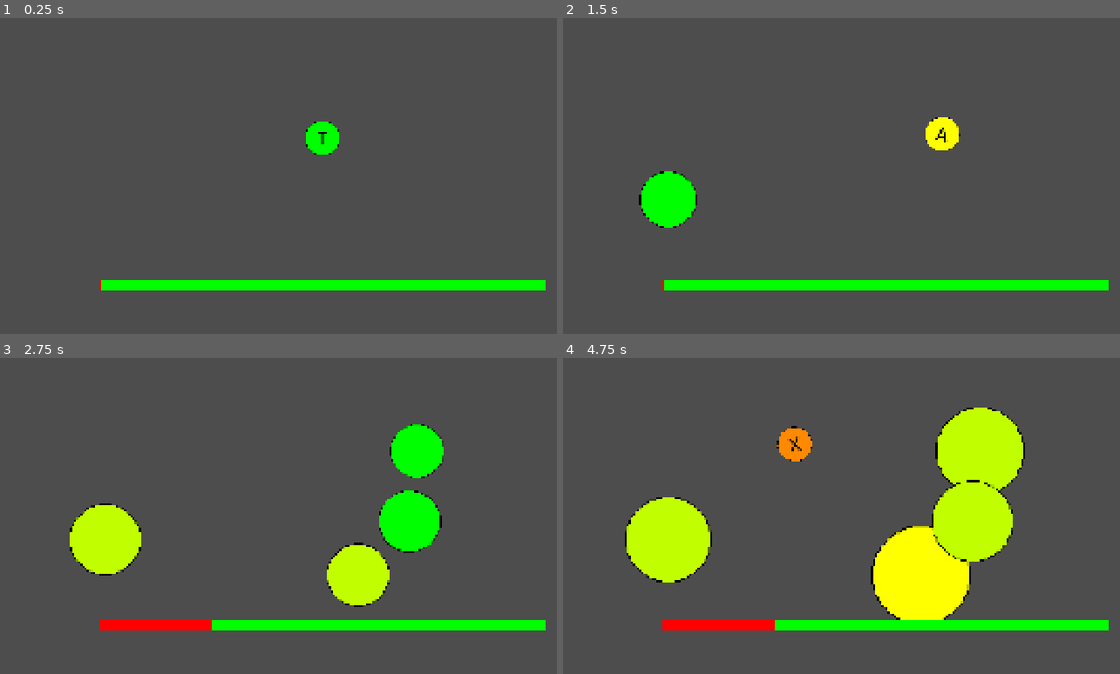
Above: before the commit, frames 1-4 (two rows, left to right).
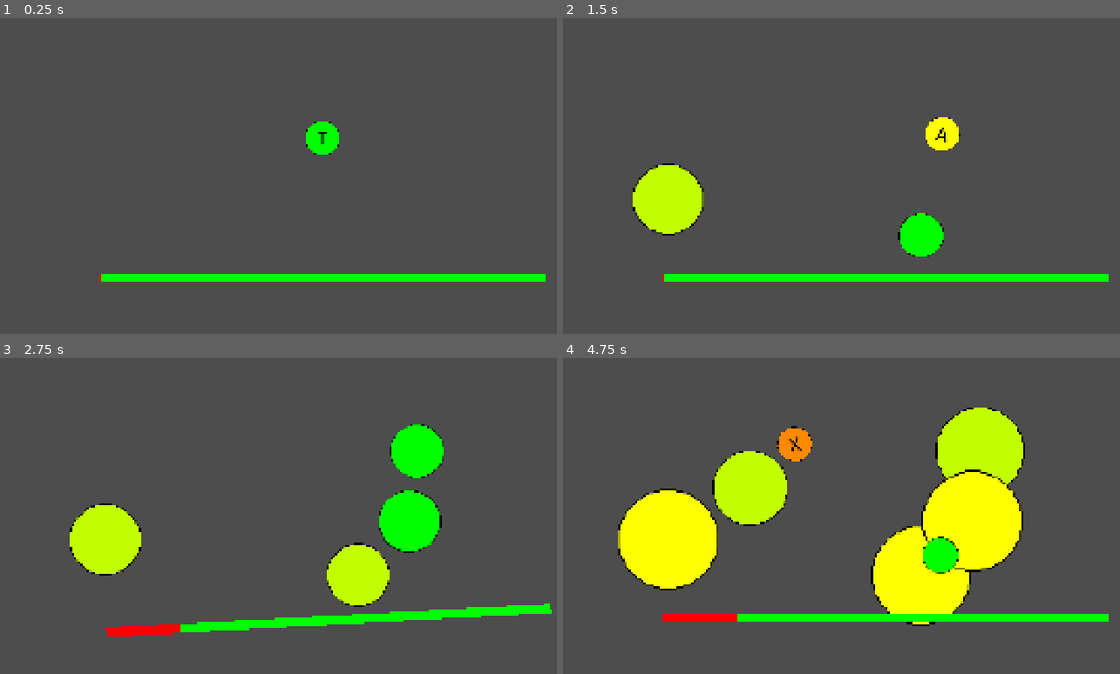
Above: after the commit, the same moments.

Repository: k3mystra/needy-college-student
Game: Godot game, scene res://ButtonMiniGame/test_game_scene.tscn
The game is run twice, just before and just after one commit, with the same random seed, the same clock (stepped at 60 frames per second) and the same inputs.
Inputs (mouse positions are in pixels of both pictures, inside the frame that each line leads up to):
- Up to frame 1 (0.25 s): no input
- Up to frame 2 (1.5 s): tap Enter at 0.5 s; click (930, 59) at 1.27 s
- Up to frame 3 (2.75 s): click (105, 538) at 2.02 s
- Up to frame 4 (4.75 s): click (668, 538) at 2.77 s

The runs differ from the first frame. In frame 1, 3.8% of the frame differs, in the area x 17-98%, y 80-87%; in frame 2, 6.9%; in frame 3, 3.2%; in frame 4, 16%, in the area x 9-98%, y 29-87%.

Commit message:
slider animation and slider value can be increased or decreased by failing or winning

Diff:
--- a/ButtonMiniGame/button_mash_game.gd
+++ b/ButtonMiniGame/button_mash_game.gd
@@ -5,10 +5,12 @@
 @export var timer: float
 @export var x_range : float
 @export var y_range : float
+@export var button_spam_limit : int
 
 @onready var circle = $WordHolder
 @onready var word = $WordHolder/Word
-@onready var slider = $HSlider
+@onready var slider = $sliderholder/HSlider
+@onready var sliderholder = $sliderholder
 
 var letter = ["w", "a", "s", "d", "q", "e", "r", "f", "z", "x"]
 var letter_amount : int
@@ -19,6 +21,7 @@
 var prevtimer = 0.0
 var prevcooldown = 0.0
 var prevspamcooldown = 0.0
+var prevsliderpos : Vector2
 var selected_word : String
 
 
@@ -32,6 +35,9 @@
 	prevtimer = timer
 	prevcooldown = cooldown
 	prevspamcooldown = spam_cooldown
+	prevsliderpos = sliderholder.global_position
+	Global.buttonspam_L.connect(_buttonspamL)
+	Global.buttonspam_W.connect(_buttonspamW)
 
 func _process(delta: float) -> void:
 	if allow_count:
@@ -55,11 +61,14 @@
 
 	spam_cooldown -= 1 * delta
 	if spam_cooldown < 0:
-		if Global.total_button_spam < 4:
+		if Global.total_button_spam < button_spam_limit:
 			_spawn_spam()
-			spam_cooldown = prevspamcooldown
+			spam_cooldown = prevspamcooldown + randf_range(-0.2, 0.1)
+			button_spam_limit = 4
 		else:
-			spam_cooldown = prevspamcooldown
+			if randi_range(0, 3) == 0:
+				button_spam_limit += 1
+			spam_cooldown = prevspamcooldown + randf_range(-0.4, 0)
 
 
 func _spawn_spam():
@@ -94,6 +103,7 @@
 			if key_pressed in selected_word:
 				_resultcheck(true)
 			else:
+				_slider_damage(10)
 				timer -= 0.5
 				print ("OOPS")
 	else:
@@ -102,13 +112,13 @@
 func _resultcheck(result: bool):
 	circle.hide()
 	if result:
-		slider.value -= 10
+		_slider_damage(-10)
 		allow_count = true
 		timer = prevtimer
 		cooldown = prevcooldown
 		print ("GOOD EVERYTHING IS GOOD")
 	else:
-		slider.value += 25
+		_slider_damage(25)
 		allow_count = true
 		timer = prevtimer
 		cooldown = prevcooldown + randf_range(-0.3, 0.3)
@@ -118,3 +128,22 @@
 	circle.global_position.x = prevpos.x + randf_range(-6, 6)
 	circle.global_position.y = prevpos.y + randf_range(-6, 6)
 	circle.rotation_degrees = 0 + randf_range(-15, 15)
+
+func _slider_damage(value: float):
+	slider.value += value
+	while value > 0:
+		sliderholder.global_position = prevsliderpos
+		sliderholder.global_position += Vector2(randf_range(-25, 25), randf_range(-25, 25))
+		sliderholder.rotation_degrees = 0
+		sliderholder.rotation_degrees += randf_range(-8, 8)
+		value -= 3
+		await get_tree().create_timer(0.05).timeout
+	sliderholder.global_position = prevsliderpos
+	sliderholder.rotation_degrees = 0
+
+
+func _buttonspamW():
+	_slider_damage(-10)
+
+func _buttonspamL():
+	_slider_damage(10)
--- a/ButtonMiniGame/button_mash_game.tscn
+++ b/ButtonMiniGame/button_mash_game.tscn
@@ -30,6 +30,7 @@
 timer = 2.0
 x_range = 275.0
 y_range = 180.0
+button_spam_limit = 4
 
 [node name="WordHolder" type="Sprite2D" parent="." unique_id=200945918]
 self_modulate = Color(1, 0.5372549, 0, 1)
@@ -58,17 +59,21 @@
 
 [node name="spawn" type="Node2D" parent="." unique_id=1253321267]
 
-[node name="HSlider" type="HSlider" parent="." unique_id=1571373617]
+[node name="sliderholder" type="Node2D" parent="." unique_id=627574491]
+position = Vector2(0, 384)
+
+[node name="HSlider" type="HSlider" parent="sliderholder" unique_id=1571373617]
 z_index = 25
 offset_left = -612.0
-offset_top = 392.0
+offset_top = -13.435
 offset_right = 612.0
-offset_bottom = 417.0
+offset_bottom = 11.565
 theme_override_icons/grabber = SubResource("ImageTexture_4wmo7")
 theme_override_icons/grabber_highlight = SubResource("ImageTexture_h0o0h")
 theme_override_icons/grabber_disabled = SubResource("ImageTexture_7810j")
 theme_override_styles/slider = SubResource("StyleBoxLine_4wmo7")
 theme_override_styles/grabber_area = SubResource("StyleBoxLine_h0o0h")
 theme_override_styles/grabber_area_highlight = SubResource("StyleBoxLine_7810j")
+max_value = 150.0
 editable = false
 scrollable = false
--- a/ButtonMiniGame/button_spam.gd
+++ b/ButtonMiniGame/button_spam.gd
@@ -35,9 +35,11 @@
 	if circle_size.scale.x > max_size:
 		queue_free()
 		Global.total_button_spam -= 1
+		Global.buttonspam_L.emit()
 	elif circle_size.scale.x < 0.4:
 		queue_free()
 		Global.total_button_spam -= 1
+		Global.buttonspam_W.emit()
 
 func _on_button_pressed() -> void:
 	circle_size.scale -= Vector2(0.4, 0.4)
--- a/Global.gd
+++ b/Global.gd
@@ -1,3 +1,7 @@
 # Global.gd
 extends Node
 var total_button_spam = 0
+
+
+signal buttonspam_W
+signal buttonspam_L
